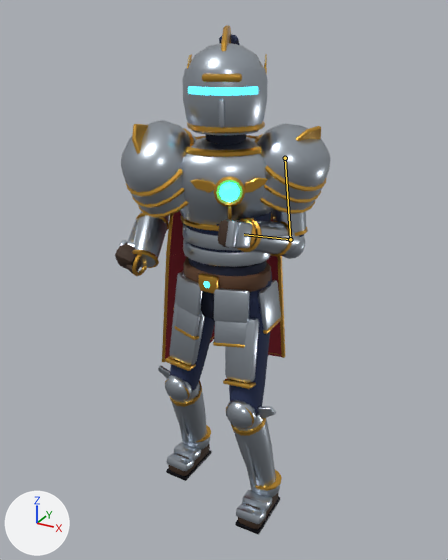
The glTF model public/assets/models/hero.glb as it was, and as the next commit left it.
One viewpoint serves both versions: a camera (50 mm lens) standing at (1.0, -1.841, 1.874) and looking at (-0.053, 0.074, 0.917). The lights are fixed; the arrows at lower left show +X, +Y and +Z. The older version comes first. Both versions are drawn at frame 4 of the action 'SS_Bash'; the numbers are the values there. The bones that change are drawn over the model as lines.

Names of what the first picture shows: 'hero_cape_2', 'hero_chest', 'hero_forearm_L', 'hero_hand_L', 'hero_head', 'hero_hips', 'hero_shin_L', 'hero_shin_R', 'hero_spine', 'hero_thigh_L', 'hero_thigh_R', 'hero_upper_arm_L', 'hero_upper_arm_R' and 6 more.
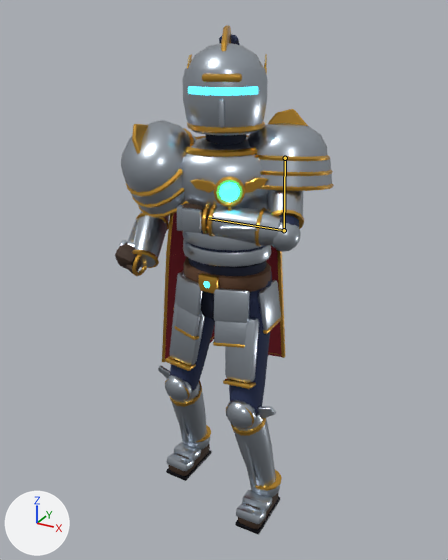
Pixel boxes (x1, y1, x2, y2) of what changed, in the pictures (448 x 560 px):
'hero_upper_arm_L', posed (13% wider)
    before: (255, 123, 331, 237)
    after: (248, 109, 334, 229)
'hero_forearm_L', posed
    before: (241, 218, 305, 259)
    after: (207, 204, 301, 252)
'hero_hand_L', posed
    before: (218, 219, 256, 250)
    after: (177, 203, 209, 234)
bone 'upper_arm_L', root to tip
    before: (285, 158) to (290, 239)
    after: (285, 158) to (284, 230)
bone 'forearm_L', root to tip
    before: (290, 239) to (244, 234)
    after: (284, 230) to (208, 218)

What the commit changed:
Bone 'upper_arm_L' (bone_upper_arm_l) turns from (-19, 44, -9) to (-96, 29, -97) degrees about its own x, y and z.
Bone 'forearm_L' (bone_forearm_l) turns from (-96, -4, -12) to (-92, -3, 39) degrees about its own x, y and z.
